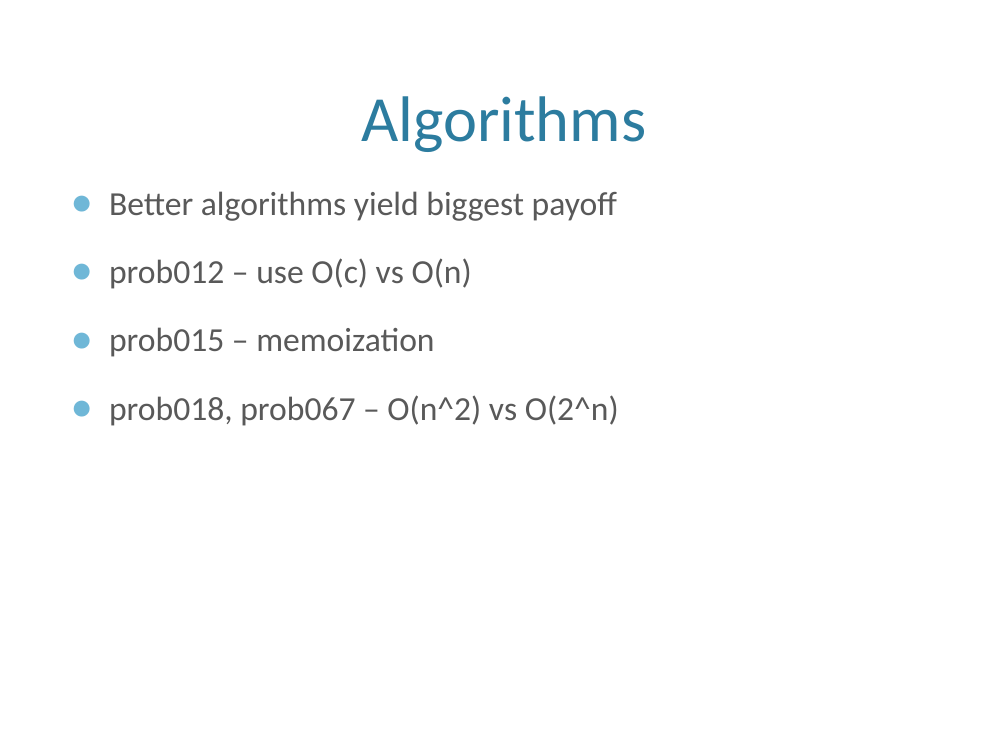
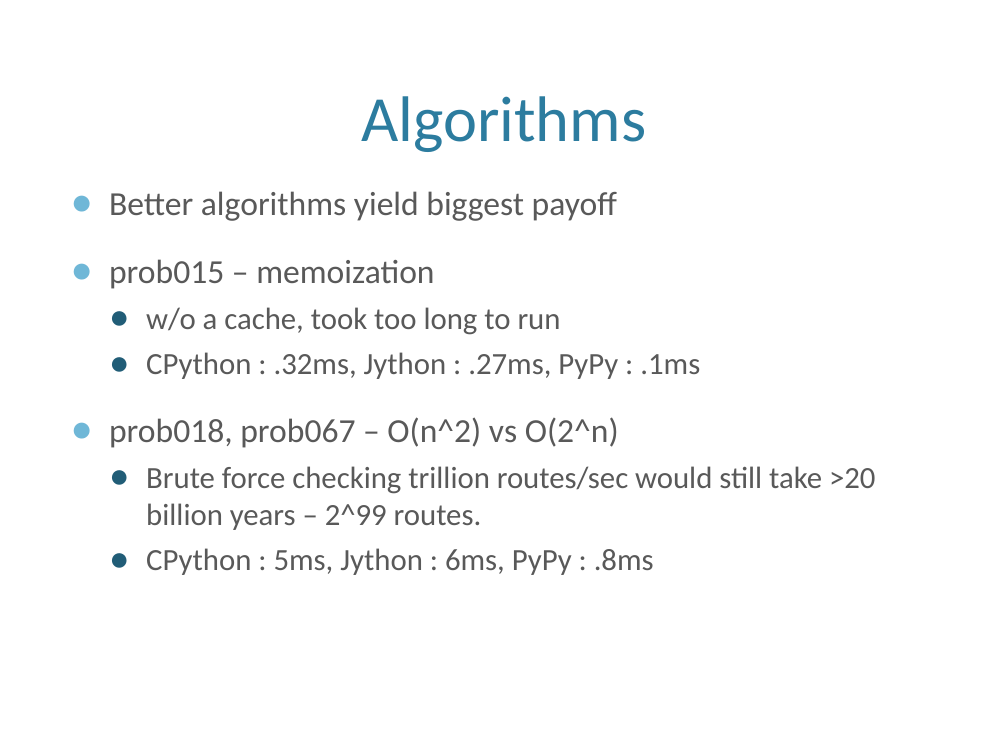
Before and after one commit to maccergit/python-talk, a slide deck: slide 10 of Python Performance Talk.pptx. Drawn at 1008x756 pixels with LibreOffice and Linux fonts; fonts in the diff are those of the drawing; background and template pictures are left out. Boxes give left, top, right and bottom in pixels: in the first picture for what was removed or moved away, otherwise in the second. Text is boxed around its words. In the diff, an @@ line names an element or a change of style, - is before the commit and + after.

Commit message:
complete algorithms slide and support code

```diff
--- a/Python Performance Talk.pptx
+++ b/Python Performance Talk.pptx
@@ text at (109,258,472,289): paragraph removed @@
-● prob012 – use O(c) vs O(n)
@@ text at (146,307,700,379): paragraphs added @@
+  ● w/o a cache, took too long to run
+  ● CPython : .32ms, Jython : .27ms, PyPy : .1ms
@@ text at (146,466,875,575): paragraphs added @@
+  ● Brute force checking trillion routes/sec would still take >20 billion years – 2^99 routes.
+  ● CPython : 5ms, Jython : 6ms, PyPy : .8ms
```
Also in this commit, not shown: 4 other files.
